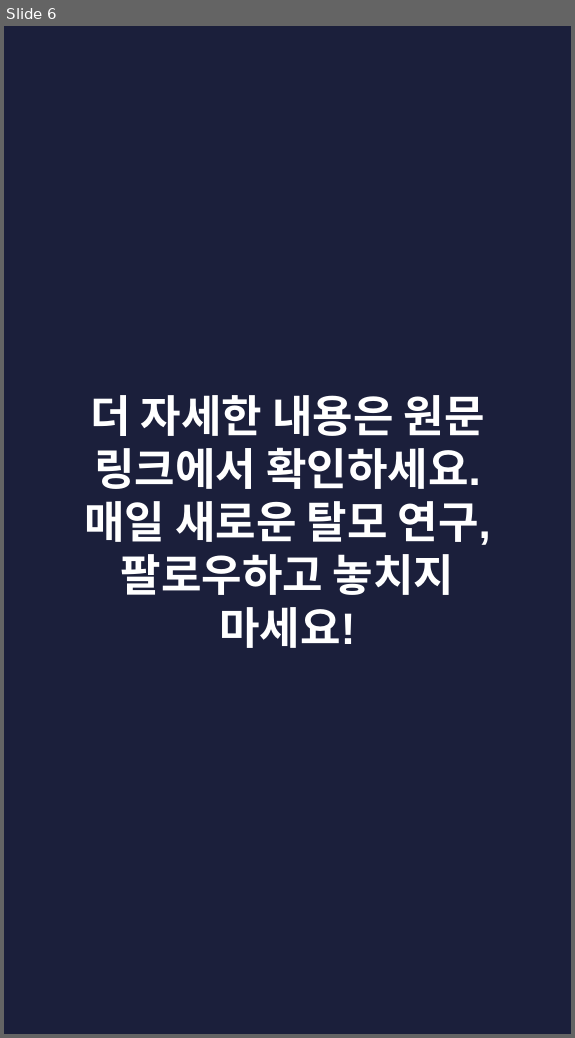
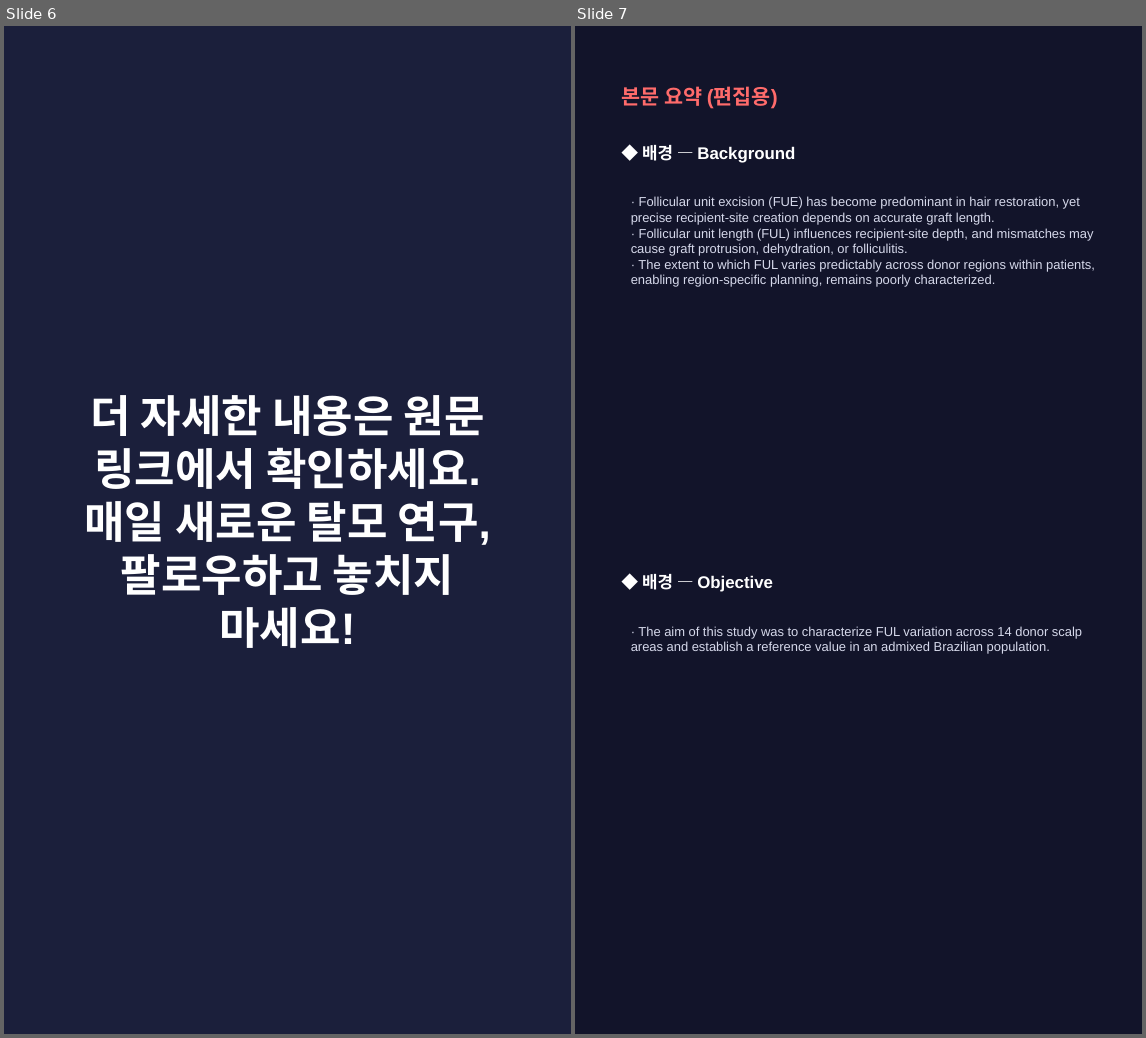
Before and after one commit to hyokang2010-BJ-ANTH/product-builder-test, a slide deck: pwa/data/latest/slides.pptx. Shown side by side, each under a label of ours: slide 6 before the commit, slides 6 and 7 after it. The pictures are 575x1038 and 1146x1038 pixels, drawn with LibreOffice and Linux fonts; fonts in the diff are those of the drawing. Boxes give left, top, right and bottom in pixels: in the first picture for what was removed or moved away, otherwise in the second. Text is boxed around its words. In the diff, an @@ line names an element or a change of style, - is before the commit and + after.

```diff
--- a/pwa/data/latest/slides.pptx
+++ b/pwa/data/latest/slides.pptx
@@ slide 7 added at (575,26,1142,1034), background #12142A @@
@@ text added at (621,86,778,109), 16 pt, text #FF6B6B, bold @@
+본문 요약 (편집용)
@@ text added at (642,145,795,163), 13 pt, text #FFFFFF, bold @@
+◆ 배경 — Background
@@ text added at (631,196,1095,287), 10 pt, text #D5D8EA @@
+· Follicular unit excision (FUE) has become predominant in hair restoration, yet precise recipient-site creation depends on accurate graft length.
+· Follicular unit length (FUL) influences recipient-site depth, and mismatches may cause graft protrusion, dehydration, or folliculitis.
+· The extent to which FUL varies predictably across donor regions within patients, enabling region-specific planning, remains poorly characterized.
@@ text added at (642,574,773,592), 13 pt, text #FFFFFF, bold @@
+◆ 배경 — Objective
@@ text added at (631,626,1082,654), 10 pt, text #D5D8EA @@
+· The aim of this study was to characterize FUL variation across 14 donor scalp areas and establish a reference value in an admixed Brazilian population.
```
Also in this commit, not shown: 2 slides changed, 5 other slides added, 5 slides removed, 26 other files.
